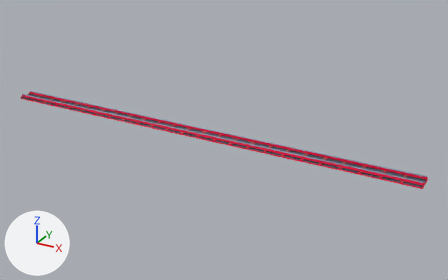
A saved change to the glTF model static/models/default/lanes/rail.gltf.
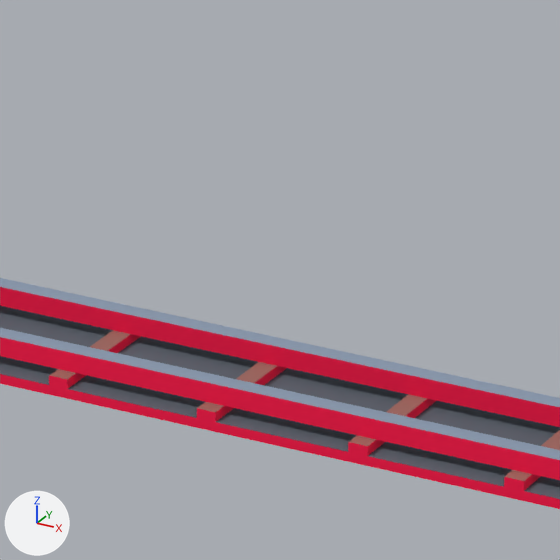
There are two pictures of each version: one whole from a 50 mm lens placed at (16.64, -26.81, 13.35), pointed at (1.64, 0.47, -0.29), one close up on the part from 46% to 60% of the width and 35% to 57% of the height. Every picture has the same lights, and +X, +Y and +Z are marked at lower left. The last two pictures show the newer version. Vertices at exactly the same position are counted once.
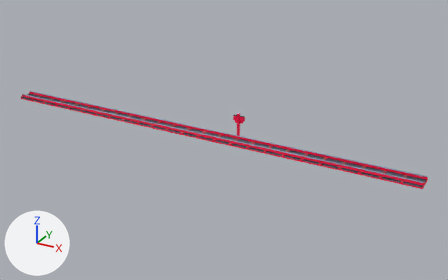
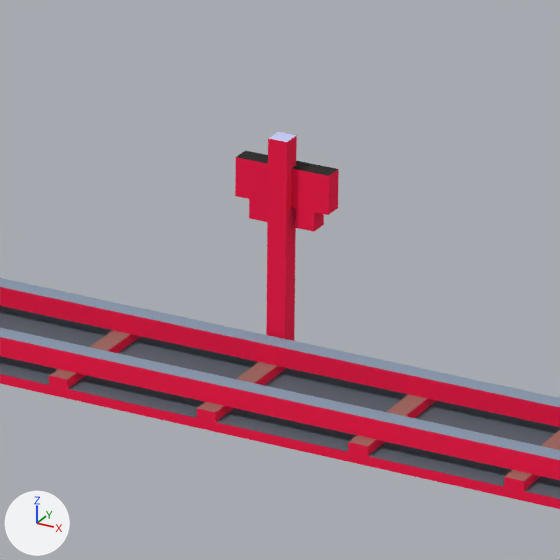
What differs and where, as boxes (x1, y1, x2, y2) in the close-ups (560 x 560 px):
'cube', reshaped: before (0, 278, 560, 509); after (0, 132, 560, 509)
part 1 of me_mesh_0, added (red): after (266, 132, 297, 341)
part 2 of me_mesh_0, added: after (249, 199, 268, 222)
part 3 of me_mesh_0, added (red): after (295, 209, 324, 232)
part 4 of me_mesh_0, added (red): after (235, 151, 339, 215)

The change in detail:
me_mesh_0 is used by ob_cube; location (0.0, 0.0, -0.031).
me_mesh_0 had 228 vertices, 348 faces and spanned x -12.5..12.5, y -0.5..0.5, z 0.0..0.2.
me_mesh_0 now has 264 vertices, 408 faces and spans x -12.5..12.5, y -0.5..0.6, z 0.0..1.5.
me_mesh_0 part 1: a new loose piece, a box spanning x 2.44..2.56, y 0.44..0.56, z 0.03..1.47, in mat_material_0.
me_mesh_0 part 2: a new loose piece, a box spanning x 2.28..2.41, y 0.5..0.62, z 0.91..1.03, in mat_material_0.
me_mesh_0 part 3: a new loose piece, a box spanning x 2.59..2.72, y 0.5..0.62, z 0.91..1.03, in mat_material_0.
Part 4, on me_mesh_0:
6 vertices are added at (2.2, 0.5, 1.0), (2.2, 0.5, 1.2), (2.2, 0.6, 1.2), (2.2, 0.6, 1.0), (2.2, 0.5, 1.3), (2.2, 0.6, 1.3).
6 new vertices lie (0.6, 0.0, 0.0) away from vertices in x 2.2, y 0.5..0.6, z 1.0..1.3.
24 new faces join them.
